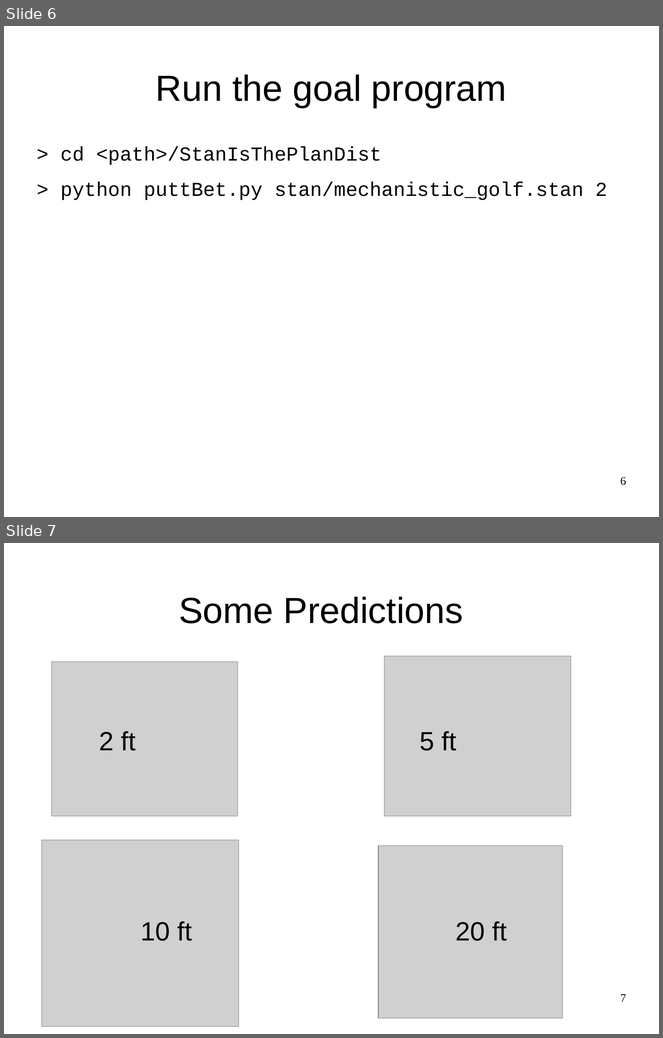
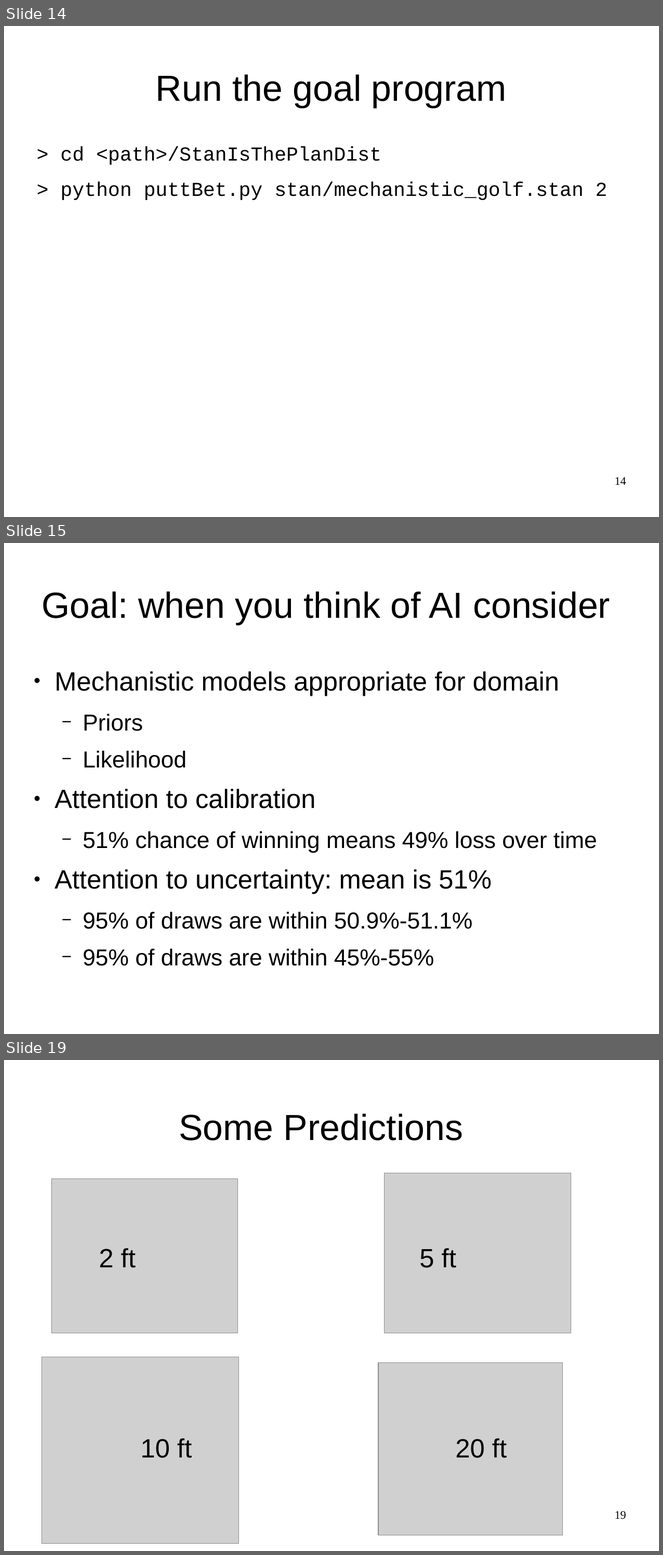
Before and after one commit to breckbaldwin/StanIsThePlan, a slide deck: talks/burlingtonMeetup2019/BurlingtonMeetup.odp. Shown one above the other, each under a label of ours: slides 6 and 7 before the commit, slides 14, 15 and 19 after it; the slides between them are not shown. The pictures are 663x1038 and 663x1555 pixels, drawn with LibreOffice and Linux fonts; fonts in the diff are those of the drawing; grey boxes stand for pictures. Boxes give left, top, right and bottom in pixels: in the first picture for what was removed or moved away, otherwise in the second. Text is boxed around its words. In the diff, an @@ line names an element or a change of style, - is before the commit and + after.

```diff
--- a/talks/burlingtonMeetup2019/BurlingtonMeetup.odp
+++ b/talks/burlingtonMeetup2019/BurlingtonMeetup.odp
@@ slide 15 added at box(4, 543, 659, 1034), background #FFFFFF @@
@@ title added at box(41, 591, 610, 625), 44 pt, text #000000 @@
+Goal: when you think of AI consider
@@ text added at box(54, 671, 597, 966), 28 pt, text #000000 @@
+● Mechanistic models appropriate for domain
+  − Priors
+  − Likelihood
+● Attention to calibration
+  − 51% chance of winning means 49% loss over time
+● Attention to uncertainty: mean is 51%
+  − 95% of draws are within 50.9%-51.1%
+  − 95% of draws are within 45%-55%
@@ what was slide 6 is now slide 14 @@
@@ page number at box(615, 477, 626, 485): text changed @@
-6
+14
@@ what was slide 7 is now slide 19 @@
@@ page number at box(615, 1511, 626, 1520): text changed @@
-7
+19
```
Also in this commit, not shown: 5 slides changed, 14 other slides added, 2 slides removed.
